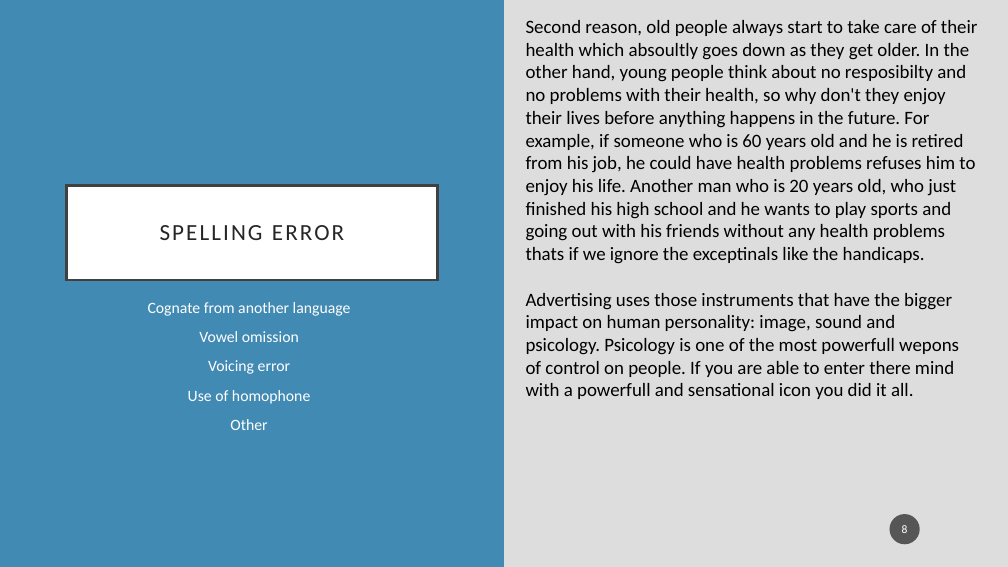
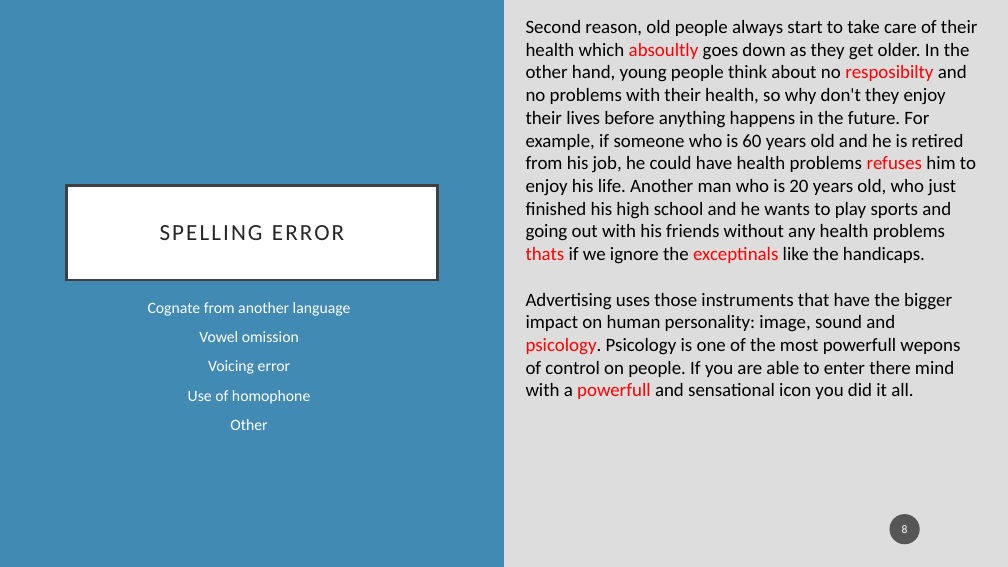
Before and after one commit to brandeis-cosi140b-s16/JRY, a slide deck: slide 8 of presentations/DraftAnnotationSchema.pptx. Drawn at 1008x567 pixels with LibreOffice and Linux fonts; fonts in the diff are those of the drawing. Boxes give left, top, right and bottom in pixels: in the first picture for what was removed or moved away, otherwise in the second. Text is boxed around its words. In the diff, an @@ line names an element or a change of style, - is before the commit and + after.

```diff
--- a/presentations/DraftAnnotationSchema.pptx
+++ b/presentations/DraftAnnotationSchema.pptx
@@ text "Second reason, old people always ..." at [526, 20, 978, 264]: text colour #000000 to #FF0000 in "absoultly resposibilty refuses thats exceptinals" @@
@@ text "Advertising uses those instruments that ..." at [526, 293, 960, 399]: text colour #000000 to #FF0000 in "psicology. powerfull" @@
```
Also in this commit, not shown: 4 other slides changed, 1 other file.
